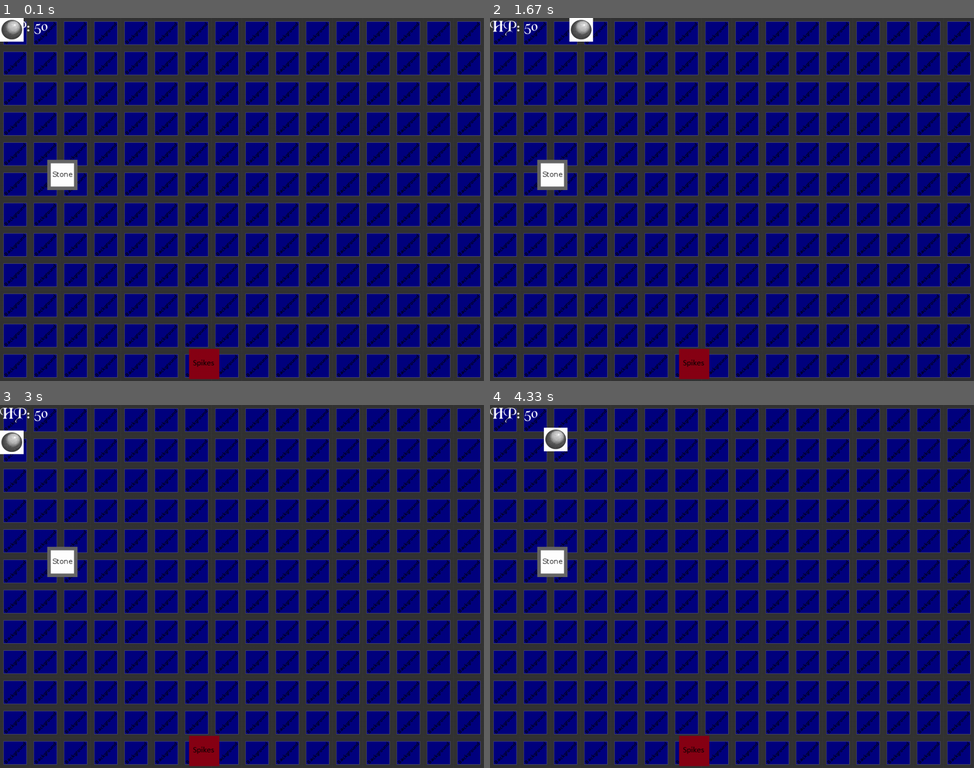
Above: before the commit, frames 1-4 (two rows, left to right).
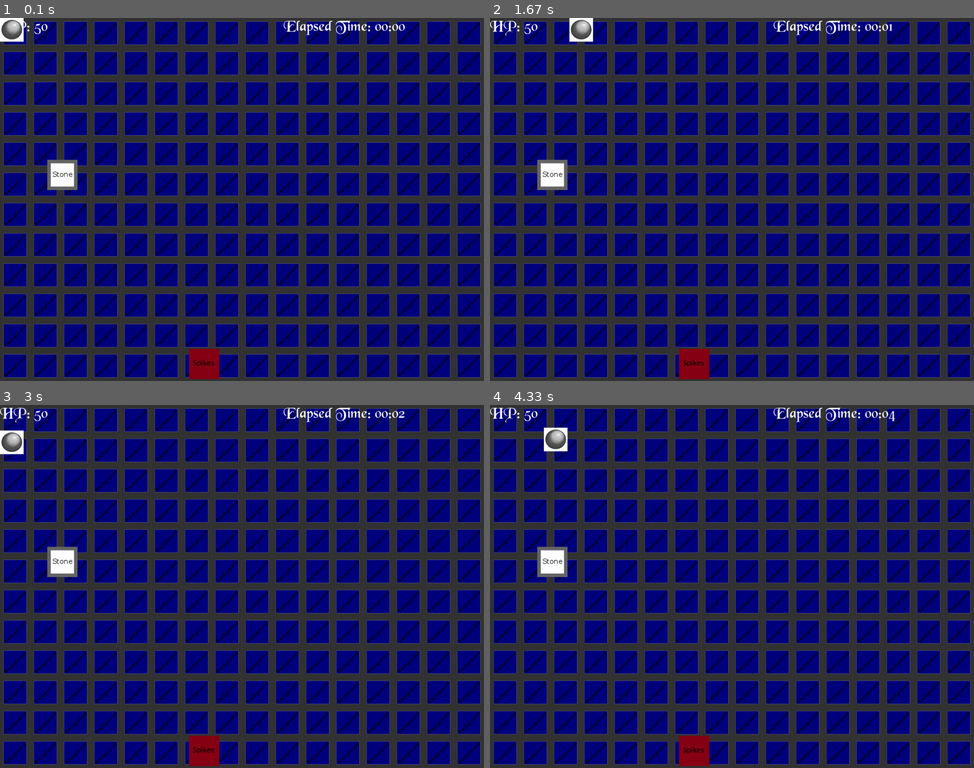
Above: after the commit, the same moments.

Repository: HallaSurvivor/mineEye
Game: pygame game, started from run.py
Same seed, same stepped clock (60 frames per second), same inputs: the game is played once before the commit and once after it.
Inputs:
- Up to frame 1 (0.1 s): no input
- Up to frame 2 (1.67 s): hold Right 0.33-0.8 s; hold Up 0.83-1.13 s; hold Right 1.17-1.63 s
- Up to frame 3 (3 s): hold Left 1.67-2.2 s; hold Down 2.23-2.53 s; hold Left 2.57-2.97 s
- Up to frame 4 (4.33 s): hold Up 3-3.37 s; hold Right 3.4-4.03 s; hold Down from 4.07 s (still down)

The runs differ from the first frame. In frame 1, 0.3% of the frame differs, in the area x 58-84%, y 0-5%; in frame 2, 0.3%; in frame 3, 0.3%; in frame 4, 0.3%.

Commit message:
I added a timer for the elapsed time playing. In minutes and seconds

Diff:
--- a/run.py
+++ b/run.py
@@ -6,6 +6,7 @@
 import logging
 import config
 import spritenames as sn
+import time
 
 logging.basicConfig(level=logging.INFO)
 logger = logging.getLogger(__name__)
@@ -34,7 +35,9 @@
 Hero = sn.Hero()
 
 all_sprites_list.add(Hero)
-
+#Vars for the timer
+displayTime = 0
+elapsed_time = time.strftime('%M:%S', time.gmtime(displayTime))
 done = False
 while not done:
     #TODO: Make the background move instead of the HeroSprite. Watch videos of other games, the Hero is always centered
@@ -43,6 +46,17 @@
 
     Hero_hp = HP_FONT.render("HP: {0}".format(Hero.hp), 1, config.WHITE)
     screen.blit(Hero_hp, (0, 0))
+    #elapsed time of play
+    elapsed_time_display = HP_FONT.render("Elapsed Time: {0}".format(elapsed_time), 1, config.WHITE)
+    screen.blit(elapsed_time_display,(600,0))
+
+
+
+
+
+
+
+
 
     for event in pygame.event.get():
         if event.type == pygame.QUIT:
@@ -83,3 +97,8 @@
 
     pygame.display.flip()
     clock.tick(60)
+    #updates the timer after each run of the loop
+    displayTime += 1/60
+    print(displayTime)
+    elapsed_time = time.strftime('%M:%S', time.gmtime(displayTime))
+    screen.blit(elapsed_time_display,(600,0))
--- a/spritenames.py
+++ b/spritenames.py
@@ -10,6 +10,7 @@
 import os
 import pygame
 import config
+import time
 
 _image_library = {}
 
